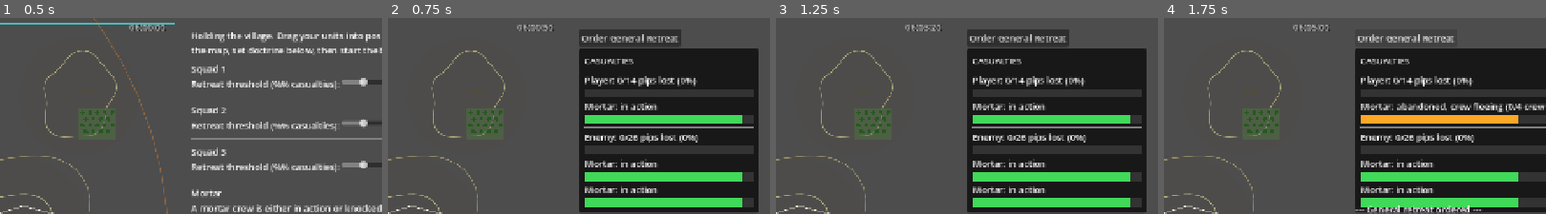
Above: before the commit, frames 1-4 (left to right).
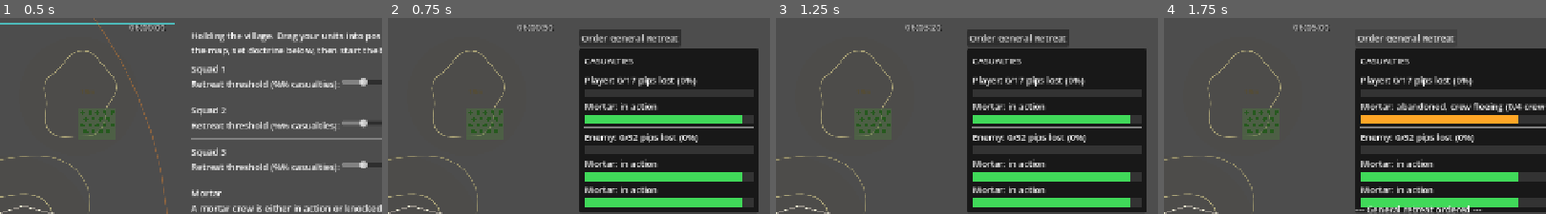
Above: after the commit, the same moments.

Repository: verybadcat/Drones
Game: Godot game, scene res://scenes/Main.tscn
The game is run twice, just before and just after one commit, with the same random seed, the same clock (stepped at 60 frames per second) and the same inputs.
Inputs:
- Up to frame 1 (0.5 s): no input
- Up to frame 2 (0.75 s): click "Start Battle" at 0.5 s
- Up to frame 3 (1.25 s): no input
- Up to frame 4 (1.75 s): click "Order General Retreat" at 1.25 s
The pictures show only the part of the screen within x 50-100%, y 0-50%; the shares and areas given below are measured in that part.

Frame 1 is identical in both runs. In frame 2, less than 0.1% of the frame differs, in the area x 63-66%, y 30-63%; in frame 3, less than 0.1%; in frame 4, less than 0.1%.

Commit message:
Mortars lead retreating targets, retreating units zigzag under fire, mortar losses count fully in the AAR
Mortar aim-point extrapolation was gated on Unit.movement_predictable,
which order_retreat() always sets false, so a retreating unit was never
led at all. Decoupled the two: _mortar_aim_point() now extrapolates
whenever a target's current heading is knowable (has_move_target, or a
new RETREATING branch using retreat_speed), while movement_predictable
keeps its separate, narrower job of scaling the hit-chance penalty.

A retreating unit that's actually had a mortar round resolve against it
now zigzags for the rest of its withdrawal (Unit.zigzagging) — discrete
randomized lateral jinks on the final retreat leg, working entirely
through the existing MORTAR_EVASION_RADIUS drift check.

Separately, a mortar's max_pips was hardcoded to 1 while its real crew
strength (crew_size=4) was tracked independently, so any hit — one
casualty or a wiped crew — cost a side the same trivial 1 pip in the
AAR's casualty percentages and exchange ratio. max_pips is now set to
crew_size and pips tracks crew_size - crew_killed directly, so losing a
mortar's crew now costs exactly as much as losing a squad, both in the
report and in favor of whichever side inflicts it.

Co-Authored-By: Claude Sonnet 5 <noreply@anthropic.com>

Diff:
--- a/scripts/battle_manager.gd
+++ b/scripts/battle_manager.gd
@@ -540,6 +540,14 @@
 	var dir_x: float = -1.0 if unit.team == Unit.Team.PLAYER else 1.0
 	var next_pos: Vector2 = unit.position + Vector2(dir_x * unit.retreat_speed * scenario_delta, 0.0)
 
+	if unit.zigzagging:
+		unit._zigzag_timer -= scenario_delta
+		if unit._zigzag_timer <= 0.0:
+			unit._zigzag_timer = randf_range(GameConfig.ZIGZAG_JINK_MIN_INTERVAL, GameConfig.ZIGZAG_JINK_MAX_INTERVAL)
+			var lateral_sign: float = 1.0 if randf() < 0.5 else -1.0
+			unit._zigzag_lateral_velocity = lateral_sign * unit.retreat_speed * GameConfig.ZIGZAG_LATERAL_SPEED_FRACTION
+		next_pos.y += unit._zigzag_lateral_velocity * scenario_delta
+
 	if unit.kind == Unit.Kind.MORTAR and GameConfig.is_building_at(next_pos):
 		_sidestep_building(unit, scenario_delta, next_pos)
 		return
@@ -708,22 +716,40 @@
 
 ## Where the mortar aims, given what it knows about the target RIGHT NOW —
 ## "the anticipated enemy position, as communicated by the spotter or
-## squad." A target on a steady, predictable course (Unit.movement_predictable
-## — the enemy's road march) can be correctly LED: aim at where it's
-## heading, not where it stands, using its current speed/direction
-## extrapolated across the shell's whole flight time. Anything else
-## (stationary, or moving erratically — diving for cover, retreating) can
-## only be aimed at its current position; if it's still there 40 seconds
-## later the shot lands true, but a target that changes course mid-flight —
-## breaking from the march for cover, changing direction — can still evade
-## a shot that started out well-aimed. See _resolve_pending_mortar_shots.
+## squad." ANY target currently moving with a known heading gets LED: aim
+## at where it's going, not where it stands, using its current
+## speed/direction extrapolated across the shell's whole flight time — this
+## covers the enemy's steady road march, a unit walking a cover leg toward
+## a specific point, AND a retreat's final straight dash at constant speed
+## toward the safe line (BattleManager._step_retreat has a fixed, known
+## heading — retreating is not "erratic," it's a determined, predictable
+## line, and a mortar crew watching it for even a moment can lead it).
+##
+## What Unit.movement_predictable actually governs is a SEPARATE thing —
+## the RESOLVE_FIRE hit-chance penalty for erratic movement (see
+## CombatResolver), i.e. how much to trust that this extrapolation will
+## still be right in 40 seconds. A retreating unit's heading is knowable
+## right now (so it gets led) even though it might still change course, or
+## juke sideways under fire (see Unit.zigzagging) — that uncertainty is
+## what the accuracy penalty and MORTAR_EVASION_RADIUS model, not whether
+## to attempt the lead at all.
 func _mortar_aim_point(target: Unit) -> Vector2:
-	if target.movement_predictable and target.activity == Unit.Activity.MOVING and target.has_move_target:
+	if target.activity != Unit.Activity.MOVING:
+		return target.global_position
+	var velocity := Vector2.ZERO
+	if target.has_move_target:
 		var to_target: Vector2 = target.move_target - target.global_position
 		if to_target.length() > 0.01:
-			var velocity: Vector2 = to_target.normalized() * target.move_speed
-			return target.global_position + velocity * GameConfig.MORTAR_FLIGHT_TIME
-	return target.global_position
+			velocity = to_target.normalized() * target.move_speed
+	elif target.state == Unit.State.RETREATING:
+		# The final leg: no move_target, just a straight dash at constant y
+		# toward the safe line (see _step_retreat) — direction is fixed by
+		# team, so this heading is exactly known even with no move_target.
+		var dir_x: float = -1.0 if target.team == Unit.Team.PLAYER else 1.0
+		velocity = Vector2(dir_x * target.retreat_speed, 0.0)
+	if velocity == Vector2.ZERO:
+		return target.global_position
+	return target.global_position + velocity * GameConfig.MORTAR_FLIGHT_TIME
 
 
 ## Resolves any mortar shots whose flight time has elapsed. A target that's
@@ -745,6 +771,9 @@
 		var target: Unit = shot.target
 		if target.state == Unit.State.DESTROYED or target.state == Unit.State.WITHDRAWN:
 			continue # nothing left there to hit
+
+		if target.state == Unit.State.RETREATING:
+			target.zigzagging = true # once you know you're under a barrage, keep juking — see Unit.zigzagging
 
 		var drift: float = target.global_position.distance_to(shot.aim_point)
 		if drift > GameConfig.MORTAR_EVASION_RADIUS:
--- a/scripts/game_config.gd
+++ b/scripts/game_config.gd
@@ -387,6 +387,16 @@
 const BUNCHING_RADIUS: float = 30.0 * PIXELS_PER_METER
 const BUNCHING_SPILLOVER_CHANCE: float = 0.25
 const REPOSITION_SPEED: float = 1.8 * PIXELS_PER_METER # m/s (tactical), for any non-retreat repositioning
+
+# A retreating unit under actual mortar fire (Unit.zigzagging) juke
+# sideways rather than run a clean straight line — real evasive broken-
+# field running. Direction re-rolled every JINK interval (randomized within
+# this range, not a clean predictable period — a mortar that figured out a
+# steady rhythm could lead it right back) at a fraction of the unit's own
+# retreat speed, so it still makes real forward progress while dodging.
+const ZIGZAG_LATERAL_SPEED_FRACTION: float = 0.6
+const ZIGZAG_JINK_MIN_INTERVAL: float = 6.0 # tactical seconds
+const ZIGZAG_JINK_MAX_INTERVAL: float = 12.0 # tactical seconds
 
 # How far an enemy squad advances per rush once it resumes closing on the
 # village after breaking for cover (see BattleManager._update_enemy_squad_advance)
--- a/scripts/unit.gd
+++ b/scripts/unit.gd
@@ -86,6 +86,19 @@
 var retreat_speed: float = 0.0
 var retreat_target_x: float = 0.0 # x that means "reached safety" while retreating
 
+# Set once a RETREATING unit has actually had a mortar round resolve against
+# it — hit or a near-miss close enough to still be evaded (see
+# BattleManager._resolve_pending_mortar_shots) — and never cleared — once you
+# know you're under a barrage, you keep juking sideways
+# for the rest of the withdrawal, not just for one lucky dodge. Only affects
+# the final retreat leg's constant-heading dash (see
+# BattleManager._step_retreat) — exactly the leg a mortar can otherwise lead
+# cleanly (see _mortar_aim_point), so this is the direct, real countermeasure
+# to being led, not just flavor.
+var zigzagging: bool = false
+var _zigzag_timer: float = 0.0 # tactical seconds until the next direction change
+var _zigzag_lateral_velocity: float = 0.0 # current sideways speed (+ or -), re-rolled periodically
+
 # ENEMY SQUAD only: set once, before the real retreat threshold, as a
 # lower-severity "this is getting bad" signal. BattleManager polls
 # reported_issue_logged to log it exactly once — not acted on mechanically.
@@ -98,7 +111,10 @@
 # _apply_mortar_casualties(). A hit is decisive either way: it either wipes
 # the whole crew (DESTROYED) or leaves survivors who abandon the gun on the
 # spot and retreat (see order_retreat()) — nobody keeps manning a mortar
-# after taking a hit near it.
+# after taking a hit near it. max_pips is set to crew_size (see setup()) so
+# these casualties feed into the side's overall pips_total/pips_lost tally
+# (BattleManager._compute_side_stats) exactly like a squad's — the mortar
+# and its crew are worth just as much to lose, or to kill, as anyone else.
 const MORTAR_CREW_SIZE: int = 4
 var crew_size: int = 0
 var crew_killed: int = 0
@@ -113,12 +129,12 @@
 	position = p_position
 	match kind:
 		Kind.MORTAR:
-			max_pips = 1
+			crew_size = MORTAR_CREW_SIZE
+			crew_killed = 0
+			max_pips = crew_size # crew casualties count the same as squad pips — see _apply_mortar_casualties
 			base_hit_chance = 0.40
 			unit_label = "Mortar"
 			fire_interval = reload_time
-			crew_size = MORTAR_CREW_SIZE
-			crew_killed = 0
 		Kind.SPOTTER:
 			max_pips = 1 # a small, fragile recon team
 			base_hit_chance = 0.0 # never fires — see BattleManager._tick_fire
@@ -154,7 +170,6 @@
 func take_hit(from_mortar: bool = false, ally_positions: Array[Vector2] = [], known_enemy_positions: Array[Vector2] = []) -> void:
 	if state == State.DESTROYED:
 		return
-	pips = max(pips - 1, 0)
 	took_hit.emit(self)
 	queue_redraw()
 
@@ -162,6 +177,7 @@
 		_apply_mortar_casualties(known_enemy_positions)
 		return
 
+	pips = max(pips - 1, 0)
 	if pips <= 0:
 		state = State.DESTROYED
 		state_changed.emit(self)
@@ -206,6 +222,7 @@
 func _apply_mortar_casualties(known_enemy_positions: Array[Vector2] = []) -> void:
 	var remaining: int = crew_size - crew_killed
 	crew_killed += randi_range(1, remaining)
+	pips = crew_size - crew_killed # feeds the side's overall casualty tally exactly like a squad's pips — see setup()
 	if crew_killed >= crew_size:
 		state = State.DESTROYED
 		state_changed.emit(self)
@@ -355,8 +372,9 @@
 	# is always readable at a glance during the battle.
 	GameConfig.draw_cover_ring(self, radius, terrain_type())
 
-	# Pip bar above the unit (mortars/spotter just show full/empty — no
-	# percent bar; both are 1 pip).
+	# Pip bar above the unit — a mortar's now tracks actual crew strength
+	# (max_pips == crew_size, see setup()) same as a squad's; the spotter
+	# alone just shows full/empty, being a single 1-pip team.
 	var bar_width := 28.0
 	var bar_y := -radius - 10.0
 	draw_rect(Rect2(-bar_width / 2.0, bar_y, bar_width, 4.0), Color(0.15, 0.15, 0.15))
Not shown, changed: docs/designs/tactical-commander-doctrine.md
